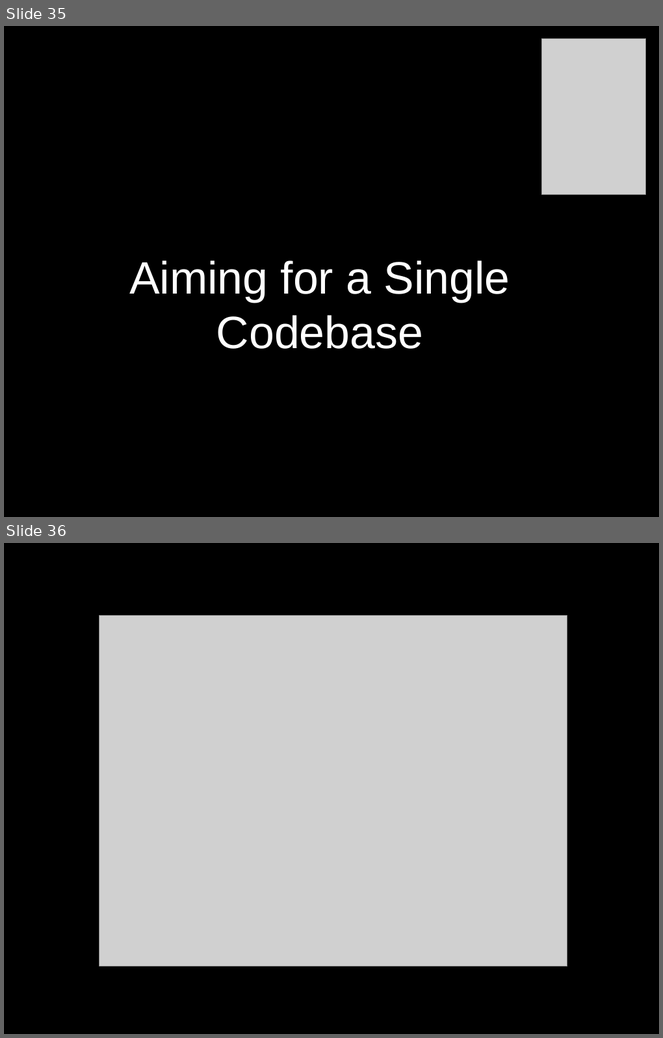
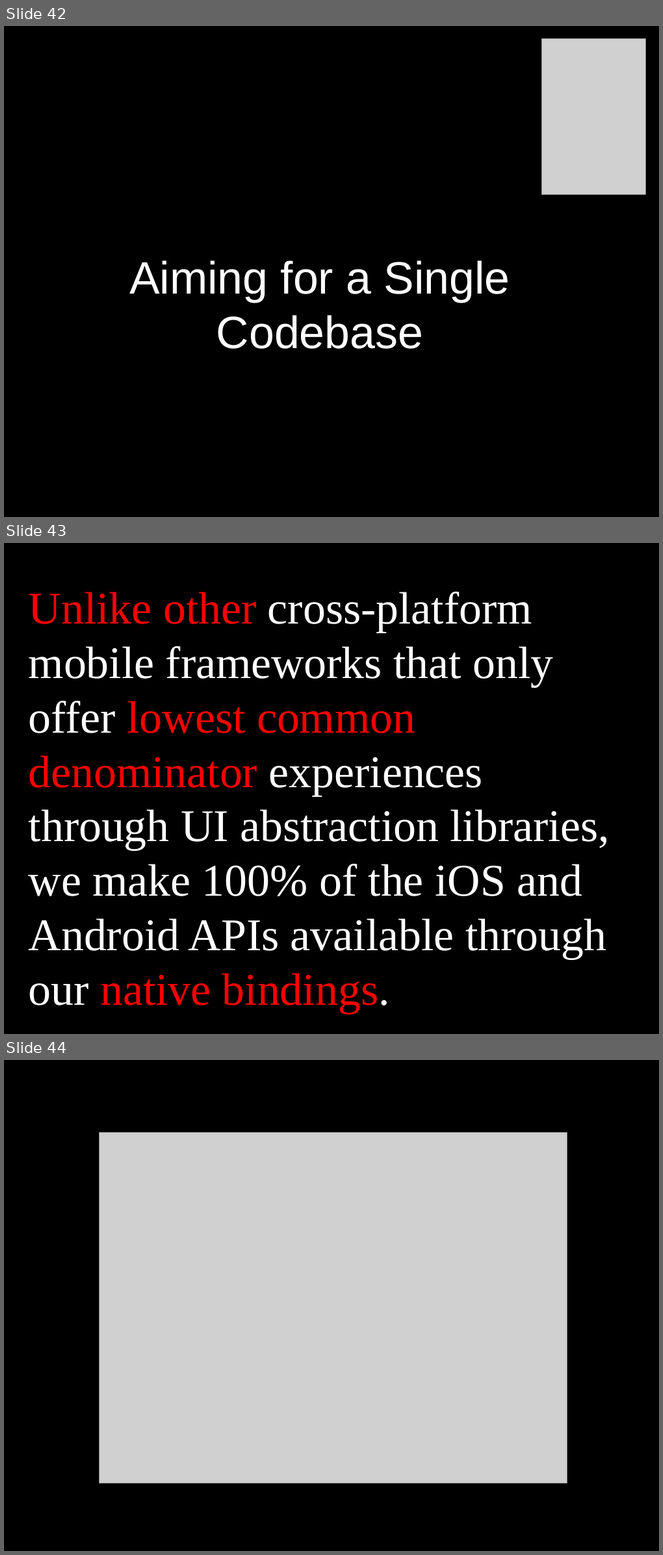
Before and after one commit to dodikk/xamarin-intro-slides, a slide deck: XamarinIntro.odp. Shown one above the other, each under a label of ours: slides 35 and 36 before the commit, slides 42, 43 and 44 after it. The pictures are 663x1038 and 663x1555 pixels, drawn with LibreOffice and Linux fonts; fonts in the diff are those of the drawing; grey boxes stand for pictures. Boxes give left, top, right and bottom in pixels: in the first picture for what was removed or moved away, otherwise in the second. Text is boxed around its words. In the diff, an @@ line names an element or a change of style, - is before the commit and + after.

```diff
--- a/XamarinIntro.odp
+++ b/XamarinIntro.odp
@@ slide 43 added at (x1=4, y1=543, x2=659, y2=1034), background #000000 @@
@@ text added at (x1=29, y1=592, x2=610, y2=1014), 55 pt, text #FFFFFF @@
+Unlike other cross-platform mobile frameworks that only offer lowest common denominator experiences through UI abstraction libraries, we make 100% of the iOS and Android APIs available through our native bindings.
@@ what was slide 35 is now slide 42 @@
@@ what was slide 36 is now slide 44 @@
```
Also in this commit, not shown: 1 slide changed, 9 other slides added, 1 slide removed, 5 other files.
